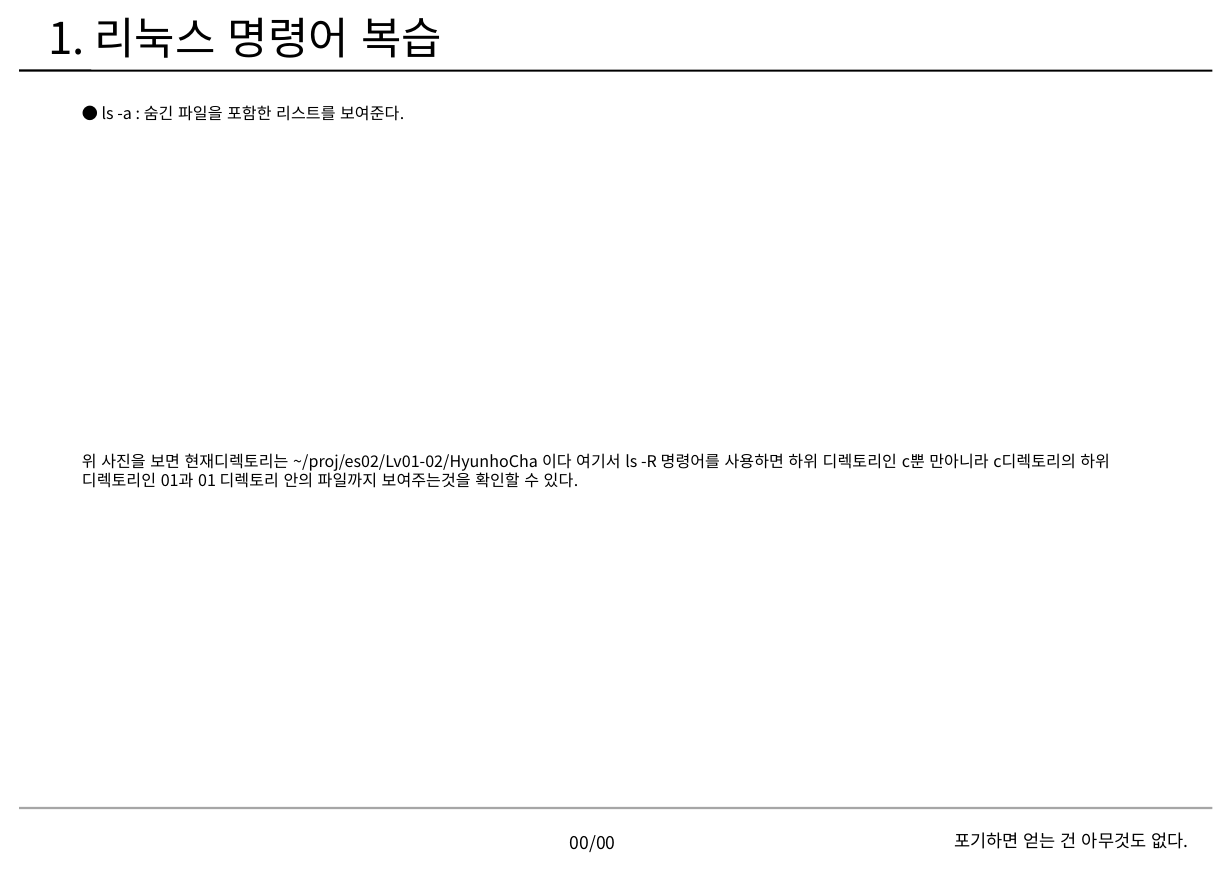
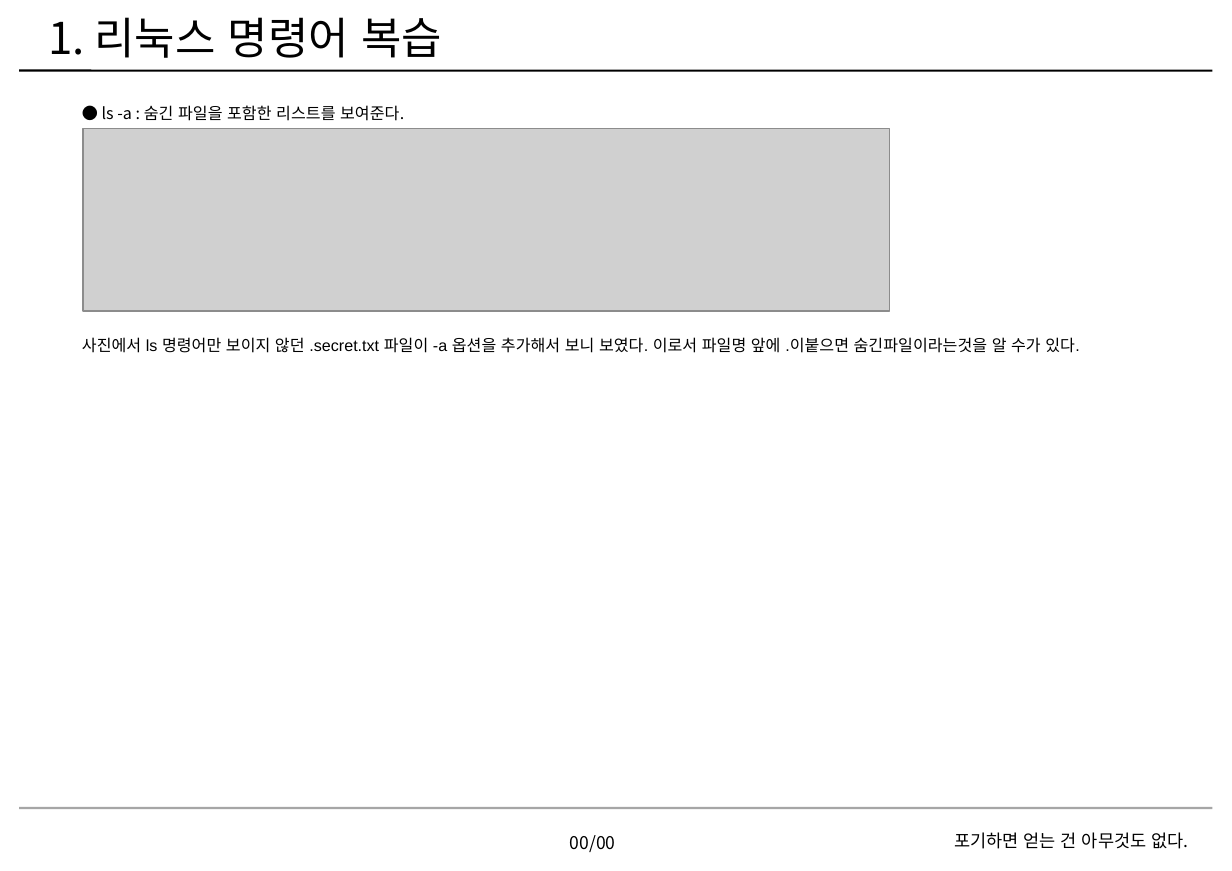
Before and after one commit to EmbeddedSchoolRepo/Lv01-02, a slide deck: slide 3 of HyunhoCha/homework/c/01/차현호1회차숙제.pptx. Drawn at 1232x871 pixels with LibreOffice and Linux fonts; fonts in the diff are those of the drawing; grey boxes stand for pictures; background and template pictures are left out. Boxes give left, top, right and bottom in pixels: in the first picture for what was removed or moved away, otherwise in the second. Text is boxed around its words. In the diff, an @@ line names an element or a change of style, - is before the commit and + after.

```diff
--- a/HyunhoCha/homework/c/01/차현호1회차숙제.pptx
+++ b/HyunhoCha/homework/c/01/차현호1회차숙제.pptx
@@ picture added at box(83, 129, 891, 311) @@
@@ text at box(82, 337, 1079, 353): text changed; font Noto Sans CJK KR to Arial @@
-위 사진을 보면 현재디렉토리는 ~/proj/es02/Lv01-02/HyunhoCha 이다 여기서 ls -R 명령어를 사용하면 하위 디렉토리인 c뿐 만아니라 c디렉토리의 하위 디렉토리인 01과 01 디렉토리 안의 파일까지 보여주는것을 확인할 수 있다.
+사진에서 ls 명령어만 보이지 않던 .secret.txt 파일이 -a 옵션을 추가해서 보니 보였다. 이로서 파일명 앞에 .이붙으면 숨긴파일이라는것을 알 수가 있다.
```
Also in this commit, not shown: 10 slides added, 1 slide removed.
